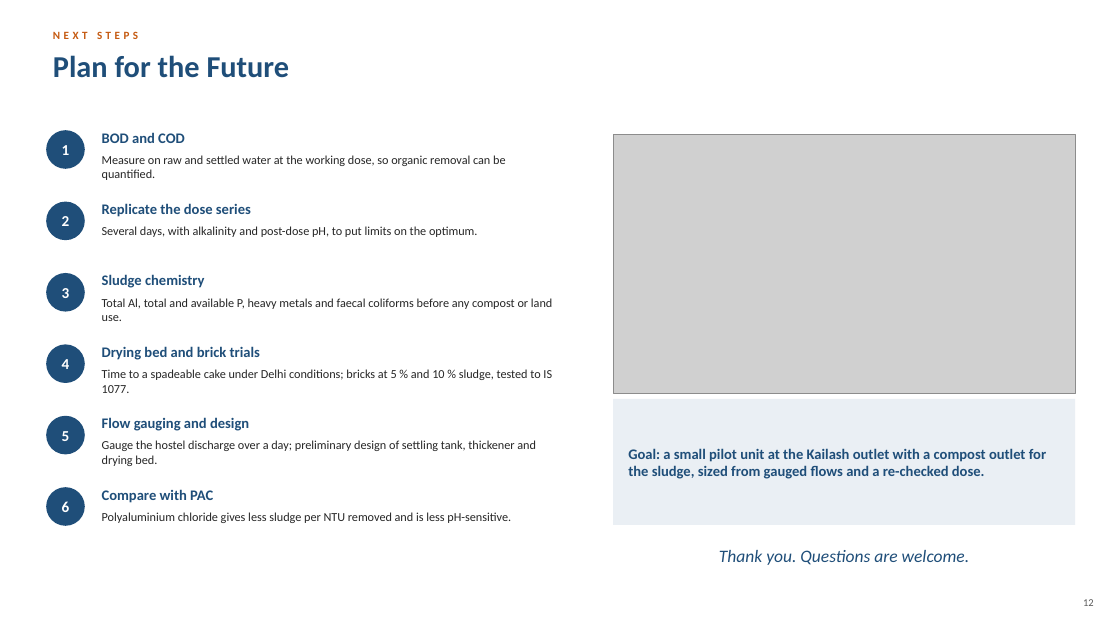
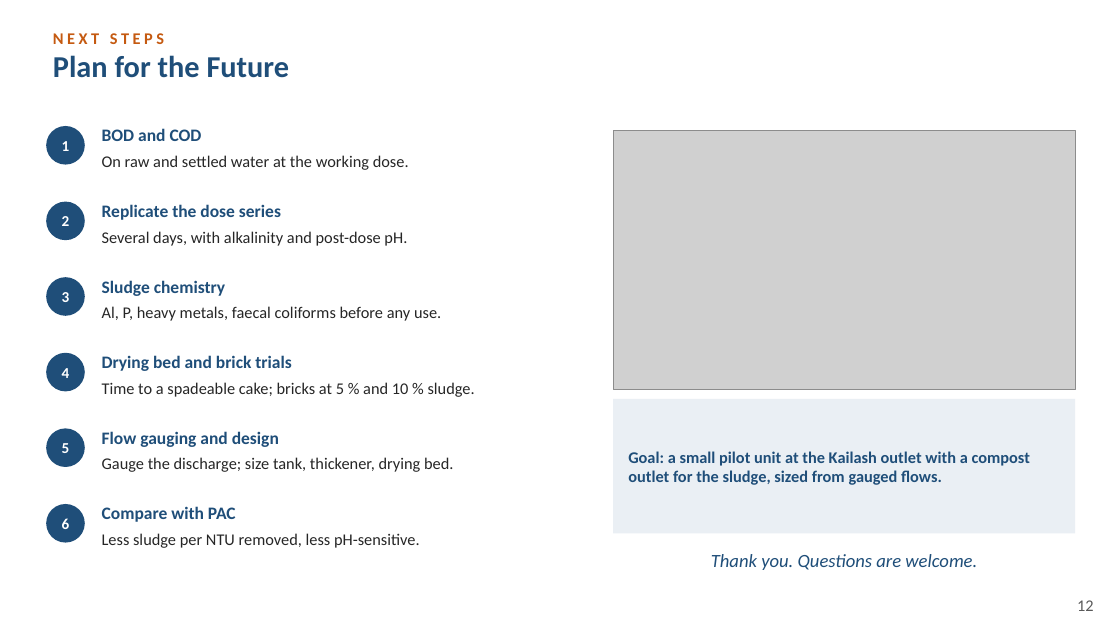
Before and after one commit to vinilverma27-hub/Clinch.ai, a slide deck: slide 12 of docs/btp-report/BTP_Final_Presentation_Kanishka_Saraf_2023CE11023.pptx. Drawn at 1120x630 pixels with LibreOffice and Linux fonts; fonts in the diff are those of the drawing; grey boxes stand for pictures. Boxes give left, top, right and bottom in pixels: in the first picture for what was removed or moved away, otherwise in the second. Text is boxed around its words. In the diff, an @@ line names an element or a change of style, - is before the commit and + after.

```diff
--- a/docs/btp-report/BTP_Final_Presentation_Kanishka_Saraf_2023CE11023.pptx
+++ b/docs/btp-report/BTP_Final_Presentation_Kanishka_Saraf_2023CE11023.pptx
@@ text "NEXT STEPS" at <box>53,33,164,44</box>: size 9.5 to 14 pt @@
@@ ellipse "1": place and size @@
-ellipse "1" at <box>46,130,85,169</box>
+ellipse "1" at <box>46,126,85,165</box>
@@ picture: place and size @@
-picture at <box>613,134,1075,394</box>
+picture at <box>613,130,1075,390</box>
@@ text at <box>102,155,409,170</box>: text changed; size 10.5 to 14 pt @@
-Measure on raw and settled water at the working dose, so organic removal can be quantified.
+On raw and settled water at the working dose.
@@ text at <box>102,231,407,246</box>: text changed; size 10.5 to 14 pt @@
-Several days, with alkalinity and post-dose pH, to put limits on the optimum.
+Several days, with alkalinity and post-dose pH.
@@ ellipse "3": place and size @@
-ellipse "3" at <box>46,273,85,312</box>
+ellipse "3" at <box>46,277,85,316</box>
@@ text at <box>102,306,441,321</box>: text changed; size 10.5 to 14 pt @@
-Total Al, total and available P, heavy metals and faecal coliforms before any compost or land use.
+Al, P, heavy metals, faecal coliforms before any use.
@@ ellipse "4": place and size @@
-ellipse "4" at <box>46,344,85,383</box>
+ellipse "4" at <box>46,353,85,392</box>
@@ text "Drying bed and brick trials": place and size @@
-text "Drying bed and brick trials" at <box>102,346,260,360</box>
+text "Drying bed and brick trials" at <box>102,355,291,371</box>
@@ text at <box>102,382,475,397</box>: text changed; size 10.5 to 14 pt @@
-Time to a spadeable cake under Delhi conditions; bricks at 5 % and 10 % sludge, tested to IS 1077.
+Time to a spadeable cake; bricks at 5 % and 10 % sludge.
@@ rectangle: place and size @@
-rectangle at <box>613,399,1075,525</box>
+rectangle at <box>613,399,1075,534</box>
@@ ellipse "5": place and size @@
-ellipse "5" at <box>46,416,85,455</box>
+ellipse "5" at <box>46,429,85,467</box>
@@ text "Flow gauging and design": place and size @@
-text "Flow gauging and design" at <box>102,417,249,431</box>
+text "Flow gauging and design" at <box>102,431,279,447</box>
@@ text at <box>102,457,453,472</box>: text changed; size 10.5 to 14 pt @@
-Gauge the hostel discharge over a day; preliminary design of settling tank, thickener and drying bed.
+Gauge the discharge; size tank, thickener, drying bed.
@@ text at <box>628,451,1030,485</box>: text changed; size 12.5 to 14 pt @@
-Goal: a small pilot unit at the Kailash outlet with a compost outlet for the sludge, sized from gauged flows and a re-checked dose.
+Goal: a small pilot unit at the Kailash outlet with a compost outlet for the sludge, sized from gauged flows.
@@ ellipse "6": place and size @@
-ellipse "6" at <box>46,487,85,526</box>
+ellipse "6" at <box>46,504,85,543</box>
@@ size 12.5 to 15 pt in 6 elements at <box>102,204,281,220</box>, <box>102,128,202,141</box>, <box>102,280,225,296</box>, <box>102,355,291,371</box>, <box>102,431,279,447</box>, <box>102,506,236,522</box> @@
@@ text "Compare with PAC": place and size @@
-text "Compare with PAC" at <box>102,489,213,503</box>
+text "Compare with PAC" at <box>102,506,236,522</box>
@@ text at <box>102,533,420,548</box>: text changed; size 10.5 to 14 pt @@
-Polyaluminium chloride gives less sludge per NTU removed and is less pH-sensitive.
+Less sludge per NTU removed, less pH-sensitive.
@@ text "Thank you. Questions are welcome." at <box>711,554,977,570</box>: size 15 to 16 pt @@
@@ text "12" at <box>1077,600,1094,611</box>: size 9 to 14 pt @@
```
Also in this commit, not shown: 11 other slides changed, 2 other files.
